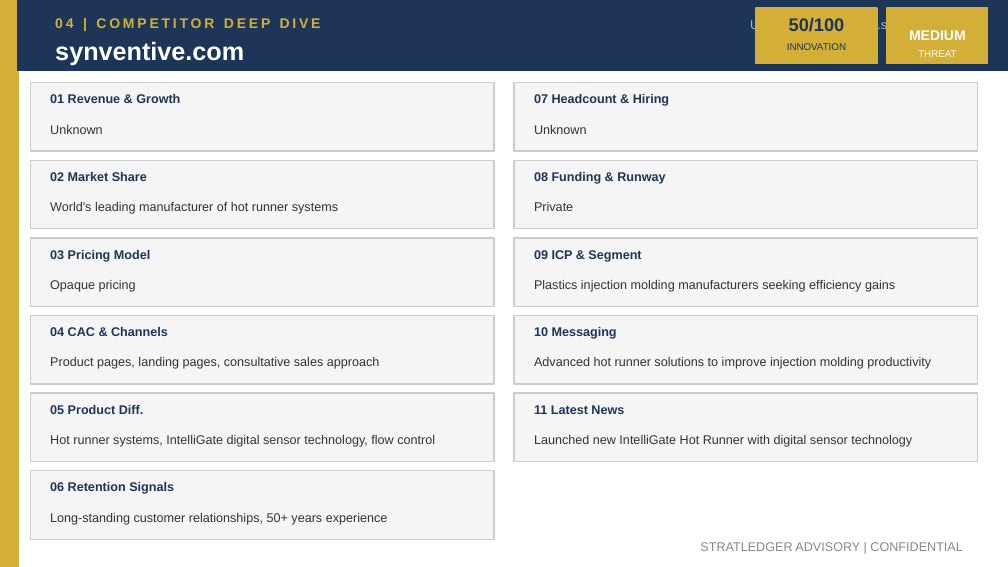
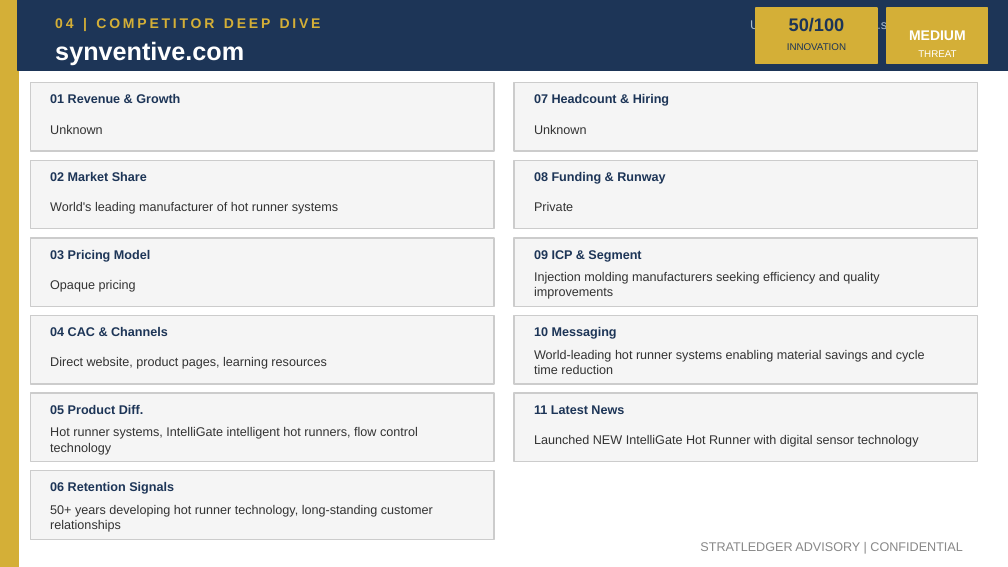
Before and after one commit to apexmakeshop-dot/droplet-commands, a slide deck: slide 8 of mesh_bioplastics_CI_Report.pptx. Drawn at 1008x567 pixels with LibreOffice and Linux fonts; fonts in the diff are those of the drawing. Boxes give left, top, right and bottom in pixels: in the first picture for what was removed or moved away, otherwise in the second. Text is boxed around its words. In the diff, an @@ line names an element or a change of style, - is before the commit and + after.

```diff
--- a/mesh_bioplastics_CI_Report.pptx
+++ b/mesh_bioplastics_CI_Report.pptx
@@ text at <box>534,272,879,299</box>: text changed @@
-Plastics injection molding manufacturers seeking efficiency gains
+Injection molding manufacturers seeking efficiency and quality improvements
@@ text at <box>50,357,326,369</box>: text changed @@
-Product pages, landing pages, consultative sales approach
+Direct website, product pages, learning resources
@@ text at <box>534,350,925,374</box>: text changed @@
-Advanced hot runner solutions to improve injection molding productivity
+World-leading hot runner systems enabling material savings and cycle time reduction
@@ text at <box>50,427,418,455</box>: text changed @@
-Hot runner systems, IntelliGate digital sensor technology, flow control
+Hot runner systems, IntelliGate intelligent hot runners, flow control technology
@@ text at <box>534,435,919,447</box>: text changed @@
-Launched new IntelliGate Hot Runner with digital sensor technology
+Launched NEW IntelliGate Hot Runner with digital sensor technology
@@ text at <box>50,505,433,532</box>: text changed @@
-Long-standing customer relationships, 50+ years experience
+50+ years developing hot runner technology, long-standing customer relationships
```
Also in this commit, not shown: 4 other slides changed.
